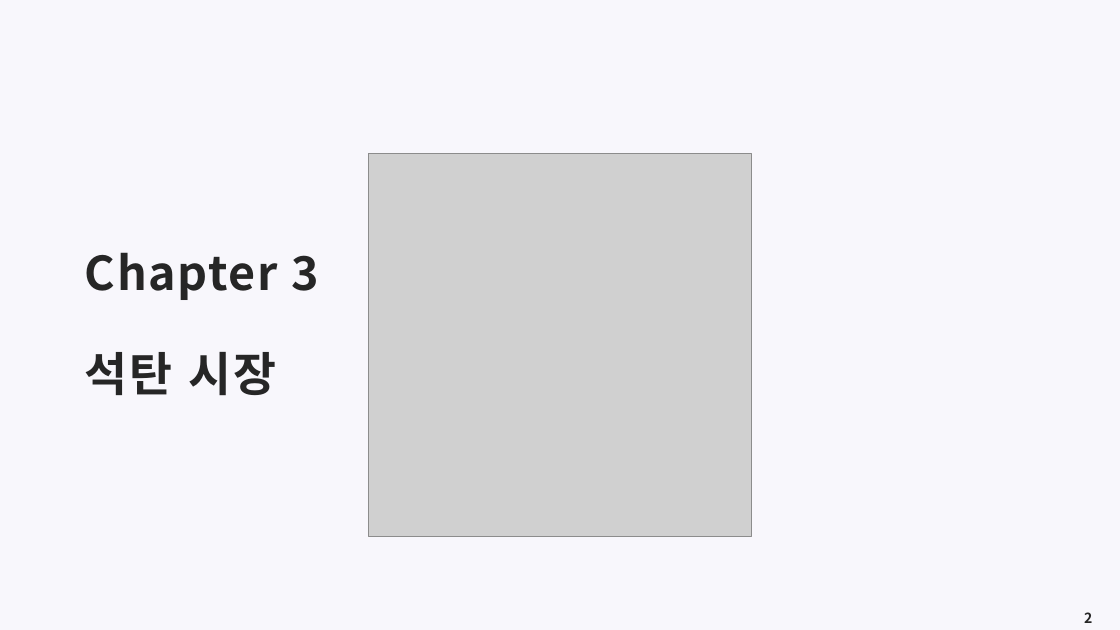
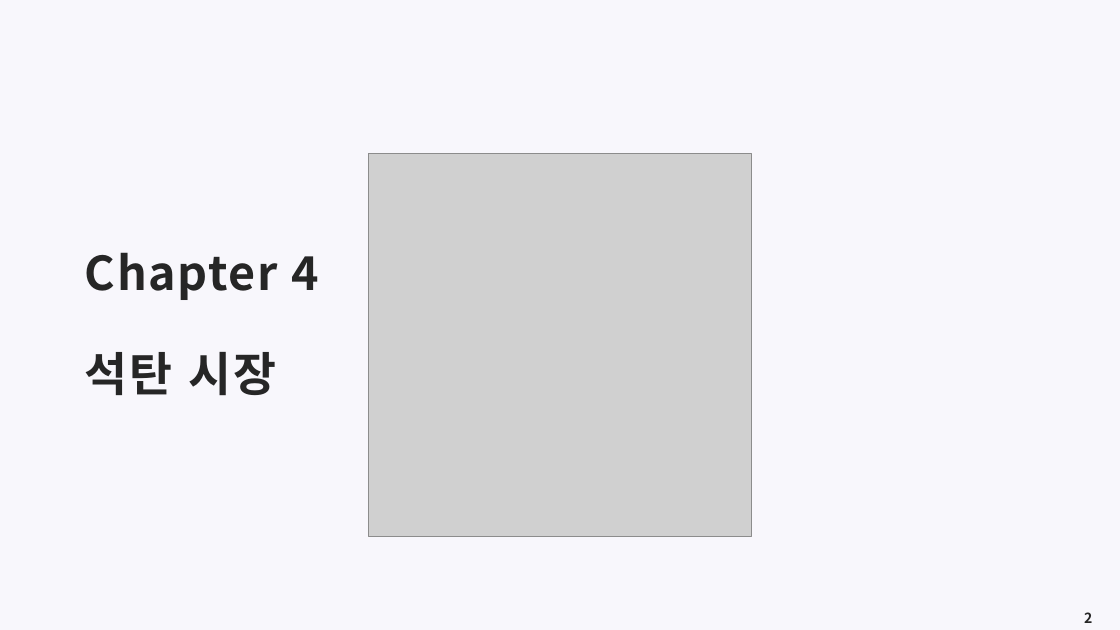
Before and after one commit to meandthey/Teaching, a slide deck: slide 2 of 에너지경제학/자원에너지경제학_Chapter_4 (석탄).pptx. Drawn at 1120x630 pixels with LibreOffice and Linux fonts; fonts in the diff are those of the drawing; grey boxes stand for pictures. Boxes give left, top, right and bottom in pixels: in the first picture for what was removed or moved away, otherwise in the second. Text is boxed around its words. In the diff, an @@ line names an element or a change of style, - is before the commit and + after.

```diff
--- a/에너지경제학/자원에너지경제학_Chapter_4 (석탄).pptx
+++ b/에너지경제학/자원에너지경제학_Chapter_4 (석탄).pptx
@@ title at bbox=[85, 252, 320, 396]: text changed @@
-Chapter 3
-석탄 시장
+Chapter 4
+석탄 시장
```
Also in this commit, not shown: 11 other files.
